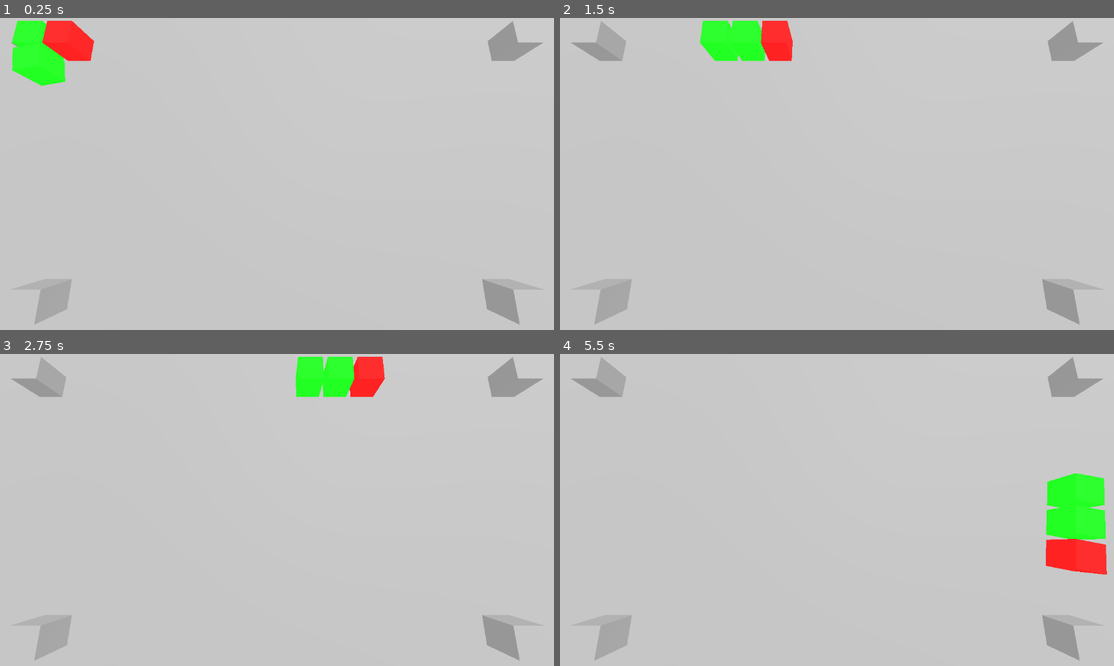
Above: before the commit, frames 1-4 (two rows, left to right).
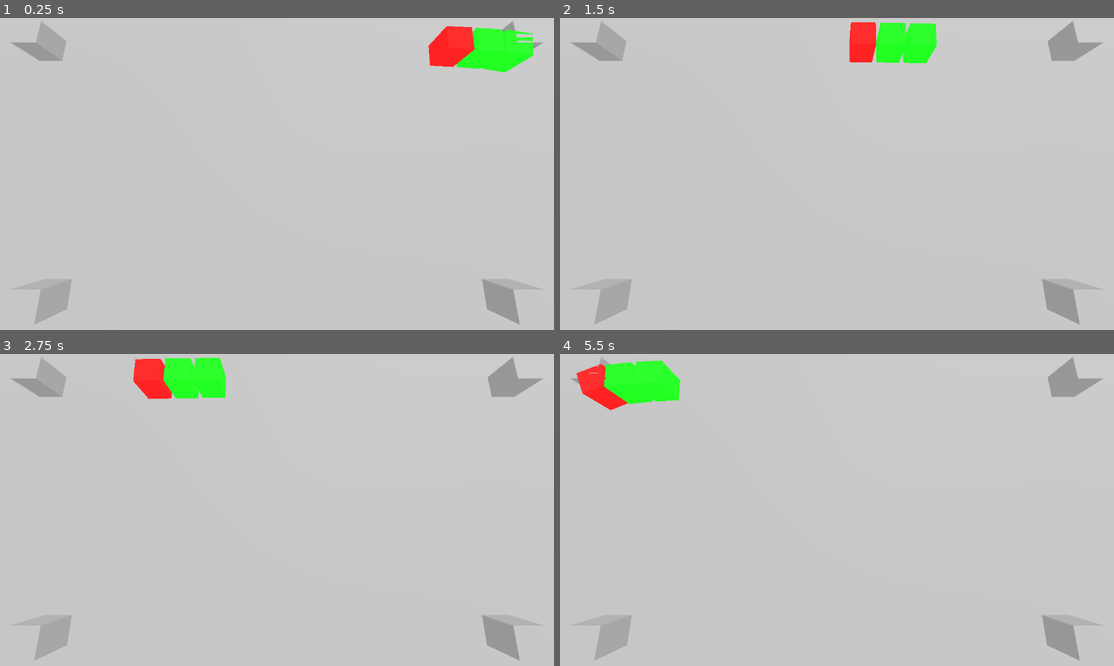
Above: after the commit, the same moments.

Repository: squirrelsoftcompany/LD54
Game: Godot game, scene res://_scenes/main.tscn
The game is run twice, just before and just after one commit, with the same random seed, the same clock (stepped at 60 frames per second) and the same inputs.
Inputs (mouse positions are in pixels of both pictures, inside the frame that each line leads up to):
- Up to frame 1 (0.25 s): no input
- Up to frame 2 (1.5 s): move the mouse to (958, 158) at 0.52 s; move the mouse to (726, 189) at 1.27 s
- Up to frame 3 (2.75 s): move the mouse to (332, 441) at 2.02 s
- Up to frame 4 (5.5 s): move the mouse to (809, 572) at 2.77 s; move the mouse to (1003, 556) at 3.52 s; move the mouse to (670, 463) at 4.27 s; move the mouse to (864, 510) at 5.02 s

The runs differ from the first frame. In frame 1, 4.5% of the frame differs, in the area x 2-97%, y 0-22%; in frame 2, 3.9%; in frame 3, 3.9%; in frame 4, 5.3%, in the area x 2-99%, y 2-71%.

Commit message:
Loops and ping pong :)

Diff:
--- a/_scenes/main.tscn
+++ b/_scenes/main.tscn
@@ -25,7 +25,7 @@
 
 [sub_resource type="Curve3D" id="Curve3D_fn3ir"]
 _data = {
-"points": PackedVector3Array(0, 0, 0, 0, 0, 0, -100, 0, -40, 0, 0, 0, 0, 0, 0, 100, 0, -40, 0, 0, 0, 0, 0, 0, 80, 0, 60, 0, 0, 0, 0, 0, 0, -80, 0, 60, 0, 0, 0, 0, 0, 0, -100, 0, -40),
+"points": PackedVector3Array(-11.7367, -2.45457, 9.10918, 11.737, 0, -9.109, -100, 0, -40, -5.569, 0, -5.413, 5.569, 0, 5.413, 100, 0, -40, 8.837, 0, -6.356, -8.837, 0, 6.356, 80, 0, 60, 10.69, 0, 6.857, -10.69, 0, -6.857, -80, 0, 60, -0.08, 0, 0.495, 0.0800018, 0.136276, -0.494934, -100, 0, -40),
 "tilts": PackedFloat32Array(0, 0, 0, 0, 0)
 }
 point_count = 5
@@ -66,12 +66,45 @@
 curve = SubResource("Curve3D_fn3ir")
 
 [node name="Train" parent="Path3D" instance=ExtResource("1_4b0xy")]
-transform = Transform3D(-4.37114e-08, 0, -1, 0, 1, 0, 1, 0, -4.37114e-08, -100, 0, -40)
+transform = Transform3D(0.613111, 0, -0.789997, 0, 1, 0, 0.789997, 0, 0.613111, -100, 0, -40)
+visible = false
+mode = 0
 
-[node name="Wagon" parent="Path3D" node_paths=PackedStringArray("pathFollowAhead") instance=ExtResource("2_l3b7c")]
-transform = Transform3D(-4.37114e-08, 0, -1, 0, 1, 0, 1, 0, -4.37114e-08, -100, 0, -40)
-pathFollowAhead = NodePath("../Train")
+[node name="Wagon" parent="Path3D" node_paths=PackedStringArray("train") instance=ExtResource("2_l3b7c")]
+transform = Transform3D(0.613111, 0, -0.789997, 0, 1, 0, 0.789997, 0, 0.613111, -100, 0, -40)
+train = NodePath("../Train")
 
-[node name="Wagon2" parent="Path3D" node_paths=PackedStringArray("pathFollowAhead") instance=ExtResource("2_l3b7c")]
-transform = Transform3D(-4.37114e-08, 0, -1, 0, 1, 0, 1, 0, -4.37114e-08, -100, 0, -40)
-pathFollowAhead = NodePath("../Wagon")
+[node name="Wagon2" parent="Path3D" node_paths=PackedStringArray("train") instance=ExtResource("2_l3b7c")]
+transform = Transform3D(0.613111, 0, -0.789997, 0, 1, 0, 0.789997, 0, 0.613111, -100, 0, -40)
+train = NodePath("../Train")
+offset = 24.0
+
+[node name="Train2" parent="Path3D" instance=ExtResource("1_4b0xy")]
+transform = Transform3D(-0.0867921, 0, -0.996226, 0, 1, 0, 0.996226, 0, -0.0867921, 85.5284, 0, -42.3882)
+progress = 186.107
+backward = true
+
+[node name="Wagon3" parent="Path3D" node_paths=PackedStringArray("train") instance=ExtResource("2_l3b7c")]
+transform = Transform3D(0.613111, 0, -0.789997, 0, 1, 0, 0.789997, 0, 0.613111, -100, 0, -40)
+train = NodePath("../Train2")
+
+[node name="Wagon4" parent="Path3D" node_paths=PackedStringArray("train") instance=ExtResource("2_l3b7c")]
+transform = Transform3D(0.613111, 0, -0.789997, 0, 1, 0, 0.789997, 0, 0.613111, -100, 0, -40)
+train = NodePath("../Train2")
+offset = 24.0
+
+[node name="Train3" parent="Path3D" instance=ExtResource("1_4b0xy")]
+transform = Transform3D(-0.0108473, 0, 0.999941, 0, 1, 0, -0.999941, 0, -0.0108473, 12.3341, 0, 64.8823)
+visible = false
+progress = 372.214
+mode = 3
+
+[node name="Wagon5" parent="Path3D" node_paths=PackedStringArray("train") instance=ExtResource("2_l3b7c")]
+transform = Transform3D(0.613111, 0, -0.789997, 0, 1, 0, 0.789997, 0, 0.613111, -93.8689, 0, -32.1)
+h_offset = 10.0
+train = NodePath("../Train3")
+
+[node name="Wagon6" parent="Path3D" node_paths=PackedStringArray("train") instance=ExtResource("2_l3b7c")]
+transform = Transform3D(0.613111, 0, -0.789997, 0, 1, 0, 0.789997, 0, 0.613111, -100, 0, -40)
+train = NodePath("../Train3")
+offset = 24.0
--- a/_scenes/nodes/train.tscn
+++ b/_scenes/nodes/train.tscn
@@ -5,24 +5,127 @@
 [sub_resource type="GDScript" id="GDScript_khru8"]
 script/source = "extends PathFollow3D
 
+enum Mode {
+	PING_PONG,
+	LOOP
+}
+
 
 @export var speed : float = 50 # m/s
+@export var zero_to_max_time : float = 1 # s
+@export var mode : Mode = Mode.LOOP
+@export var pause_at_end : float = 2 # s
+@export var backward : bool = false
+
+
+var current_speed : float = 0
+@onready var zero_to_max_distance : float = speed if (zero_to_max_time == 0) else speed / 2 * zero_to_max_time
+@onready var path_distance = $\"..\".curve.get_baked_length()
 
 
 # Called when the node enters the scene tree for the first time.
 func _ready() -> void:
-	pass # Replace with function body.
+	if (backward):
+		h_offset = 6
+	else:
+		h_offset = -6
 
 
 # Called every frame. 'delta' is the elapsed time since the previous frame.
 func _process(delta: float) -> void:
-	progress += delta * speed;
+	if (paused()):
+		manage_end_point(delta)
+	else:
+		update_speed(delta)
+		progress += delta * current_speed * (-1 if backward else 1)
+		if acceleration <= 0 and (very_close_to_end() or very_close_to_start()):
+			current_pause = pause_at_end
+
+
+var acceleration : float = 0
+func update_speed(delta : float) -> void:
+	var lerp_result : float = speed * (delta / zero_to_max_time)
+
+	# slow down
+	if (not backward and close_to_end()) or (backward and close_to_start()):
+		acceleration = -lerp_result
+		current_speed += acceleration
+		current_speed = max(current_speed, 0.0)
+	# speed up
+	elif (backward and close_to_end()) or (not backward and close_to_start()):
+		acceleration = +lerp_result
+		current_speed += acceleration
+		current_speed = min(current_speed, speed)
+	else:
+		current_speed = speed
+
+
+var current_pause = 0
+func manage_end_point(delta) -> void:
+	if not paused():
+		return
+
+	if current_pause - delta <= 0:
+		if mode == Mode.PING_PONG:
+			print(name, \" changed its direction for PING_PONG algorithm.\")
+			if backward:
+				backward = false
+				h_offset = -6
+				progress_ratio = 0
+			else:
+				backward = true
+				h_offset = 6
+				progress_ratio = 1
+		else:
+			print(name, \" changed looped for LOOP algorithm.\")
+			progress = 1 if not backward else path_distance - 1
+		current_pause = 0
+		update_speed(delta)
+	else:
+		current_pause -= delta
+
+
+func follower_position(offset) -> float:
+	if mode != Mode.LOOP and backward and progress + offset > path_distance:
+		var _offset = (progress + offset) - path_distance
+		return path_distance - _offset
+	elif mode != Mode.LOOP and not backward and progress - offset < 0:
+		return abs(progress - offset)
+	else:
+		if (backward):
+			return progress + offset
+		else:
+			return progress - offset
+
+
+func follower_h_offset(offset) -> float:
+	if mode != Mode.LOOP and backward and progress + offset > path_distance:
+		return -h_offset
+	elif mode != Mode.LOOP and not backward and progress - offset < 0:
+		return -h_offset
+	else:
+		return h_offset
+
+
+func close_to_end() -> bool:
+	return path_distance - progress < zero_to_max_distance
+func close_to_start() -> bool:
+	return progress < zero_to_max_distance
+func very_close_to_end() -> bool:
+	return path_distance - progress <= 1
+func very_close_to_start() -> bool:
+	return progress <= 1
+func paused() -> bool:
+	return current_pause > 0
+func is_loop_mode() -> bool:
+	return mode == Mode.LOOP
 "
 
 [sub_resource type="BoxMesh" id="BoxMesh_72xdt"]
 
 [node name="Train" type="PathFollow3D"]
 rotation_mode = 1
+tilt_enabled = false
 script = SubResource("GDScript_khru8")
 
 [node name="MeshInstance3D5" type="MeshInstance3D" parent="."]
--- a/_scenes/nodes/wagon.tscn
+++ b/_scenes/nodes/wagon.tscn
@@ -6,23 +6,28 @@
 script/source = "extends PathFollow3D
 
 
-@export var pathFollowAhead: PathFollow3D
+@export var train : PathFollow3D
 @export var offset : float = 12 # m
 
 
 # Called when the node enters the scene tree for the first time.
 func _ready() -> void:
+	loop = train.is_loop_mode()
 	pass # Replace with function body.
 
 
 # Called every frame. 'delta' is the elapsed time since the previous frame.
 func _process(_delta: float) -> void:
-	progress = pathFollowAhead.progress - offset
+	progress = train.follower_position(offset)
+	h_offset = train.follower_h_offset(offset)
+	visible = train.visible
 "
 
 [sub_resource type="BoxMesh" id="BoxMesh_72xdt"]
 
 [node name="Wagon" type="PathFollow3D"]
+rotation_mode = 1
+tilt_enabled = false
 script = SubResource("GDScript_ar4bg")
 
 [node name="MeshInstance3D5" type="MeshInstance3D" parent="."]
